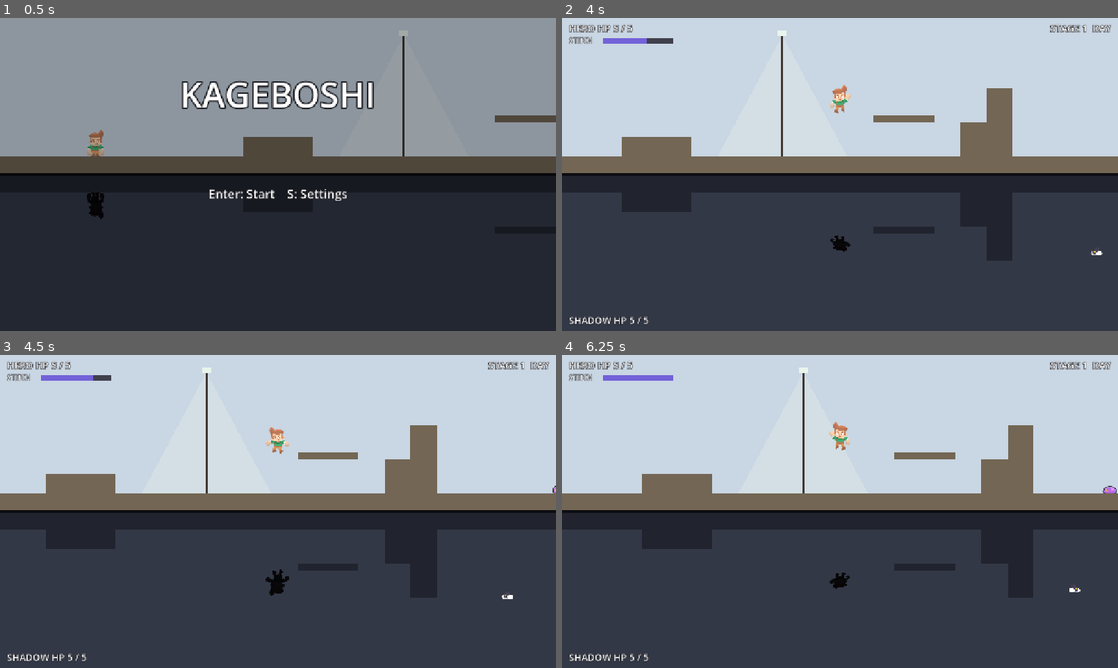
Above: before the commit, frames 1-4 (two rows, left to right).
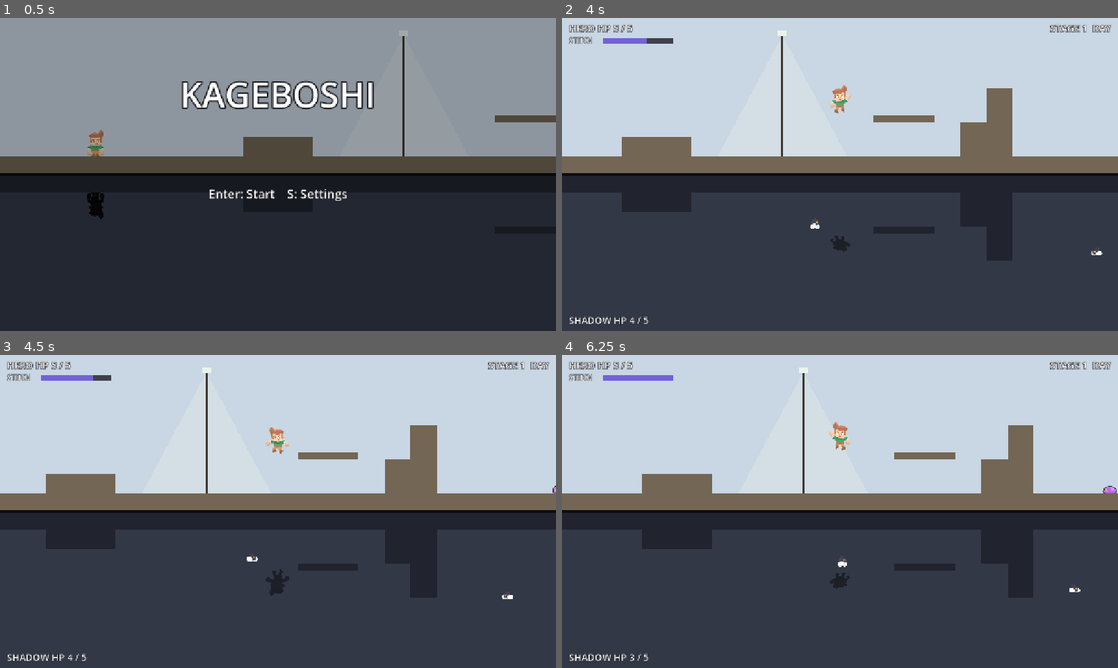
Above: after the commit, the same moments.

Repository: bannzai/kageboshi
Game: Godot game, scene res://scenes/main.tscn
Two runs of this game, one before a commit and one after it. Both use one fixed random seed, a clock stepped at 60 frames per second and the inputs below.
Inputs (mouse positions are in pixels of both pictures, inside the frame that each line leads up to):
- Up to frame 1 (0.5 s): no input
- Up to frame 2 (4 s): tap Enter (confirm) at 0.5, 1.35 s; move the mouse to (962, 158) at 0.52 s; hold Right (move_right) 0.53-2.03 s; tap J (attack) at 0.6 s; click (962, 158) at 0.67 s; tap Space (jump) at 0.77, 1.52, 3.02, 3.77 s; move the mouse to (728, 190) at 1.27 s; move the mouse to (895, 105) at 2.02 s; hold Left (move_left) 2.03-2.78 s; hold L (pin_hero) 2.03-2.78 s; move the mouse to (812, 237) at 2.77 s; hold Right (move_right) from 2.78 s (still down); tap K (pin_shadow) at 2.85 s; click (812, 237) at 2.92 s; move the mouse to (1006, 221) at 3.52 s; tap I (pull_shadow) at 3.6 s
- Up to frame 3 (4.5 s): move the mouse to (111, 464) at 4.27 s; release Right (move_right) at 4.28 s; hold Left (move_left) from 4.28 s (still down); tap H at 4.35 s
- Up to frame 4 (6.25 s): tap Space (jump) at 4.52, 6.02 s; move the mouse to (867, 511) at 5.02 s; release Left (move_left) at 5.03 s; hold Right (move_right) 5.03-5.78 s; tap J (attack) at 5.1 s; click (867, 511) at 5.17 s; move the mouse to (756, 433) at 5.77 s; hold Left (move_left) from 5.78 s (still down); tap Enter (confirm) at 5.85 s

Frame 1 is identical in both runs. In frame 2, 0.1% of the frame differs, in the area x 12-52%, y 64-98%; in frame 3, 0.2%; in frame 4, 0.1%.

Commit message:
各ステージの光源の影響範囲に影がよける敵を置く
- 昼: 1 本目の街灯 (x = 930) の右側に、縮んだ影がくぐる低く飛ぶ敵 (x = 1020)
- 夕方: 1 本目の松明 (x = 1956) の右側に、伸びた影の股の下を通る地面を歩く敵 (x = 2050)
- 夜: 2 本目の松明 (x = 1455) の右側に地面を歩く敵 (x = 1540)、3 本目の高い街灯
  (x = 2190) の右側に低く飛ぶ敵 (x = 2270)

どれも下の画面の敵で、往復の範囲を光源の片側に寄せ、光源の真下と影響範囲の端
(倍率 1 に戻る所) に立った影と重ならない余白 (20 px 以上) を取る。

Refs #42

Diff:
--- a/scripts/stage.gd
+++ b/scripts/stage.gd
@@ -29,12 +29,14 @@
 ## 敵の出現位置。x の昇順に並べる。x は出現位置 (体の左端)、floor_y は足元の床の y 座標 (上の画面の座標)、
 ## lane は出現する画面 (scripts/combat.gd の Lane)、patrol は x から左へ往復する幅、kind は敵の種類
 ## (scripts/enemy.gd の Kind。書かなければ地面を歩く敵。spawn_kind())。往復の範囲は地形の段差・壁と重ならないように
-## 置く。空を飛ぶ敵は、地形とその上に立つ主人公に触れず、地上の敵と往復の範囲が重ならない所に置く
+## 置く。空を飛ぶ敵は、地形とその上に立つ主人公に触れず、地上の敵と往復の範囲が重ならない所に置く。
+## 低く飛ぶ敵は下の画面の、影が縮む光源の影響範囲にだけ置く
 var spawns: Array[Dictionary] = []
 ## 光源 (松明・街灯)。x の昇順に並べる。x は光源の位置、height は地面からの光源の高さ (scripts/light.gd の
 ## shadow_scale() で影の倍率になる)、zone は光源の左右それぞれの影響範囲の幅。影響範囲どうしは重ならないように置く。
 ## 高い地形から跳ぶと伸びた影の頭が下の画面の下端を越えるため、主人公が影響範囲で動く範囲 (main.gd の
-## light_zone_range()) は地面だけの平らな所にし、敵の往復の範囲とも重ねない
+## light_zone_range()) は地面だけの平らな所にし、上の画面の敵の往復の範囲とも重ねない。下の画面の敵は、地面に立つ
+## 影が触れずに通れるもの (縮んだ影がくぐる低く飛ぶ敵と、伸びた影の股の下を通る地面を歩く敵) だけを重ねてよい
 var lights: Array[Dictionary] = []
 
 
--- a/scripts/stages.gd
+++ b/scripts/stages.gd
@@ -18,8 +18,16 @@
 	Rect2(1400.0, 160.0, 60.0, 160.0),
 	Rect2(1900.0, 272.0, 240.0, 48.0),
 ]
-## 昼の敵の出現位置。空を飛ぶ敵は、下の画面は壁の先の平らな所、上の画面は x = 1900 の段差の上に置く
+## 昼の敵の出現位置。空を飛ぶ敵は、下の画面は壁の先の平らな所、上の画面は x = 1900 の段差の上に置く。
+## 低く飛ぶ敵は下の画面の 1 本目の光源の右側に置き、縮んだ影にくぐらせる
 const DAY_SPAWNS: Array[Dictionary] = [
+	{
+		"x": 1020.0,
+		"floor_y": Stage.GROUND_Y,
+		"lane": Combat.Lane.BOTTOM,
+		"patrol": 60.0,
+		"kind": Enemy.Kind.LOW_FLYER,
+	},
 	{
 		"x": 1660.0,
 		"floor_y": Stage.GROUND_Y,
@@ -55,7 +63,8 @@
 	Rect2(1380.0, 176.0, 80.0, 144.0),
 	Rect2(2640.0, 264.0, 120.0, 56.0),
 ]
-## 夕方の敵の出現位置。空を飛ぶ敵は、下の画面は x = 900 の段差の手前、上の画面はその段差の上に置く
+## 夕方の敵の出現位置。空を飛ぶ敵は、下の画面は x = 900 の段差の手前、上の画面はその段差の上に置く。
+## x = 2050 の下の画面の地面を歩く敵は 1 本目の光源の右側に置き、伸びた影の股の下を通らせる
 const EVENING_SPAWNS: Array[Dictionary] = [
 	{
 		"x": 860.0,
@@ -73,6 +82,7 @@
 	},
 	{"x": 1180.0, "floor_y": Stage.GROUND_Y, "lane": Combat.Lane.TOP, "patrol": 60.0},
 	{"x": 1700.0, "floor_y": Stage.GROUND_Y, "lane": Combat.Lane.BOTTOM, "patrol": 160.0},
+	{"x": 2050.0, "floor_y": Stage.GROUND_Y, "lane": Combat.Lane.BOTTOM, "patrol": 60.0},
 	{"x": 2300.0, "floor_y": Stage.GROUND_Y, "lane": Combat.Lane.TOP, "patrol": 120.0},
 	{"x": 2980.0, "floor_y": Stage.GROUND_Y, "lane": Combat.Lane.TOP, "patrol": 180.0},
 	{"x": 2980.0, "floor_y": Stage.GROUND_Y, "lane": Combat.Lane.BOTTOM, "patrol": 180.0},
@@ -93,7 +103,8 @@
 	Rect2(3100.0, 256.0, 160.0, 64.0),
 ]
 ## 夜の敵の出現位置。空を飛ぶ敵は、下の画面は x = 500 の段差の上から最初の光源の手前まで、上の画面は x = 1780 の
-## 段差の上に置く
+## 段差の上に置く。下の画面の 2 本目 (低い松明) の光源の右側に地面を歩く敵を置いて伸びた影の股の下を通らせ、
+## 3 本目 (高い街灯) の光源の右側に低く飛ぶ敵を置いて縮んだ影にくぐらせる
 const NIGHT_SPAWNS: Array[Dictionary] = [
 	{
 		"x": 700.0,
@@ -103,6 +114,7 @@
 		"kind": Enemy.Kind.FLYER,
 	},
 	{"x": 1100.0, "floor_y": Stage.GROUND_Y, "lane": Combat.Lane.BOTTOM, "patrol": 40.0},
+	{"x": 1540.0, "floor_y": Stage.GROUND_Y, "lane": Combat.Lane.BOTTOM, "patrol": 50.0},
 	{"x": 1720.0, "floor_y": Stage.GROUND_Y, "lane": Combat.Lane.TOP, "patrol": 40.0},
 	{
 		"x": 1868.0,
@@ -110,6 +122,13 @@
 		"lane": Combat.Lane.TOP,
 		"patrol": 88.0,
 		"kind": Enemy.Kind.FLYER,
+	},
+	{
+		"x": 2270.0,
+		"floor_y": Stage.GROUND_Y,
+		"lane": Combat.Lane.BOTTOM,
+		"patrol": 50.0,
+		"kind": Enemy.Kind.LOW_FLYER,
 	},
 	{"x": 2500.0, "floor_y": Stage.GROUND_Y, "lane": Combat.Lane.TOP, "patrol": 100.0},
 	{"x": 2500.0, "floor_y": Stage.GROUND_Y, "lane": Combat.Lane.BOTTOM, "patrol": 100.0},
